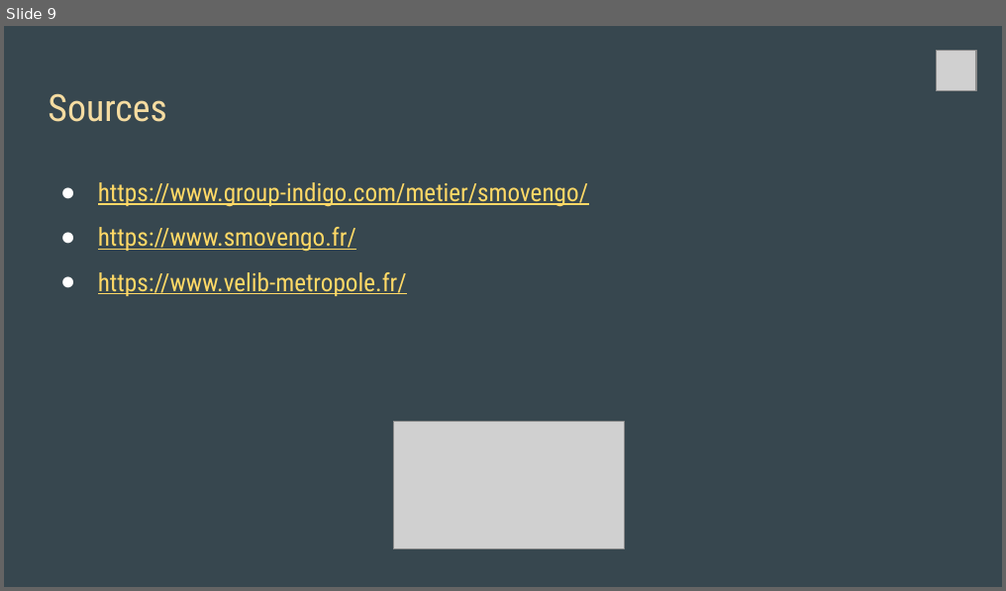
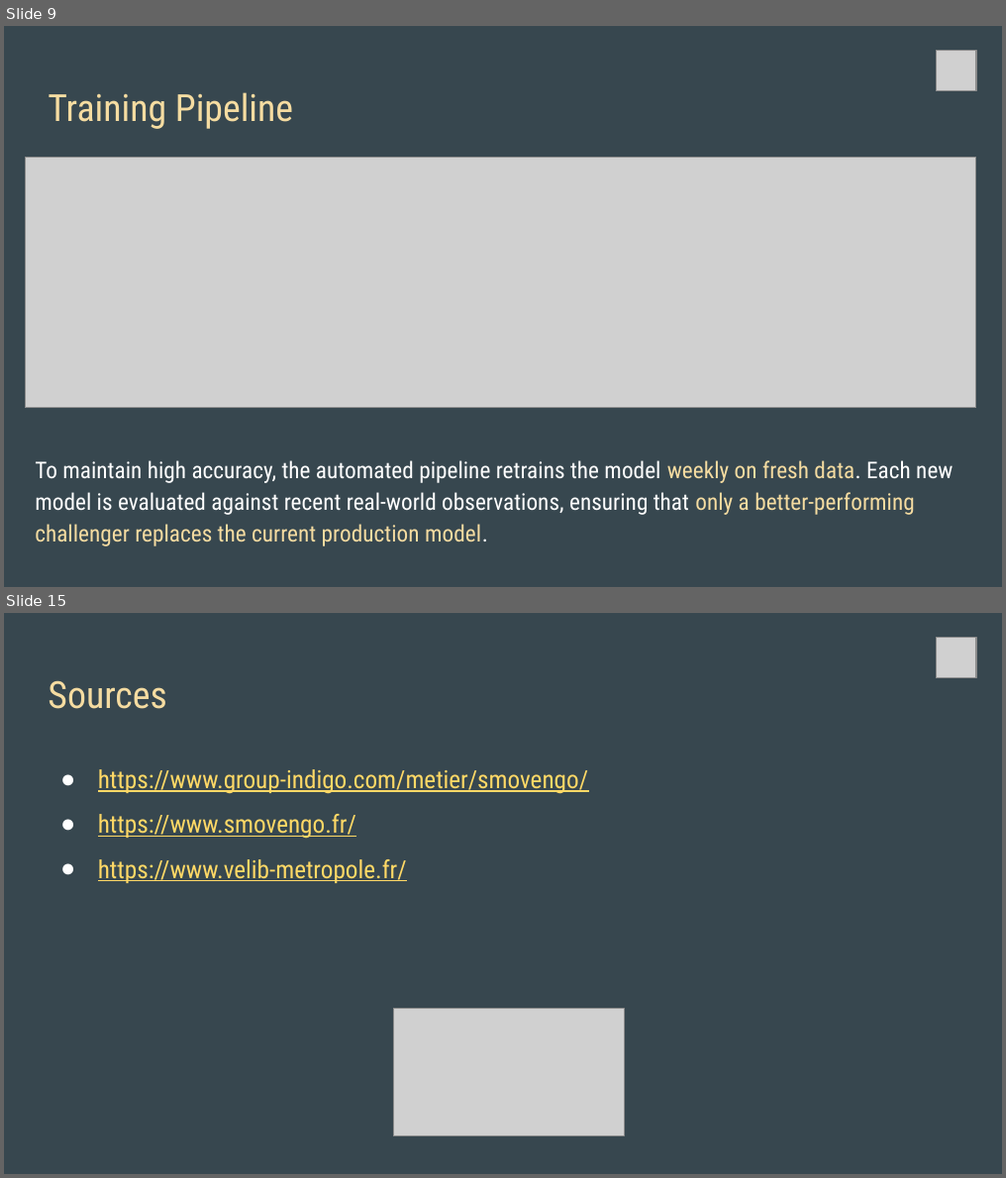
Before and after one commit to allisterk2703/velib-data-ingestion, a slide deck: docs/velops_presentation.pptx. Shown one above the other, each under a label of ours: slide 9 before the commit, slides 9 and 15 after it; the slides between them are not shown. The pictures are 1006x591 and 1006x1178 pixels, drawn with LibreOffice and Linux fonts; fonts in the diff are those of the drawing; grey boxes stand for pictures. Boxes give left, top, right and bottom in pixels: in the first picture for what was removed or moved away, otherwise in the second. Text is boxed around its words. In the diff, an @@ line names an element or a change of style, - is before the commit and + after.

```diff
--- a/docs/velops_presentation.pptx
+++ b/docs/velops_presentation.pptx
@@ slide 9 added at (x1=4, y1=26, x2=1002, y2=587), background #37474F @@
@@ picture added at (x1=936, y1=51, x2=977, y2=92) @@
@@ title added at (x1=48, y1=92, x2=293, y2=129), 27 pt, text #F5DCA1 @@
+Training Pipeline
@@ picture added at (x1=25, y1=158, x2=976, y2=408) @@
@@ text added at (x1=35, y1=461, x2=952, y2=547), 16.6 pt, text #FFFFFF @@
+To maintain high accuracy, the automated pipeline retrains the model weekly on fresh data. Each new model is evaluated against recent real-world observations, ensuring that only a better-performing challenger replaces the current production model.
@@ what was slide 9 is now slide 15 @@
```
Also in this commit, not shown: 4 slides changed, 5 other slides added, 1 other file.
